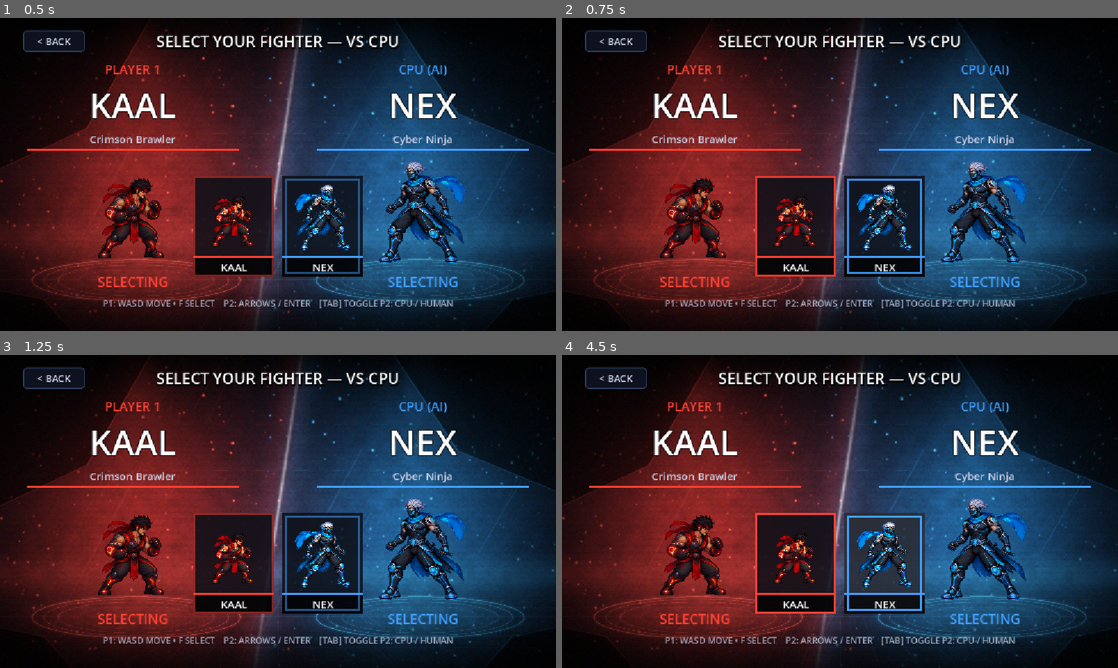
Above: before the commit, frames 1-4 (two rows, left to right).
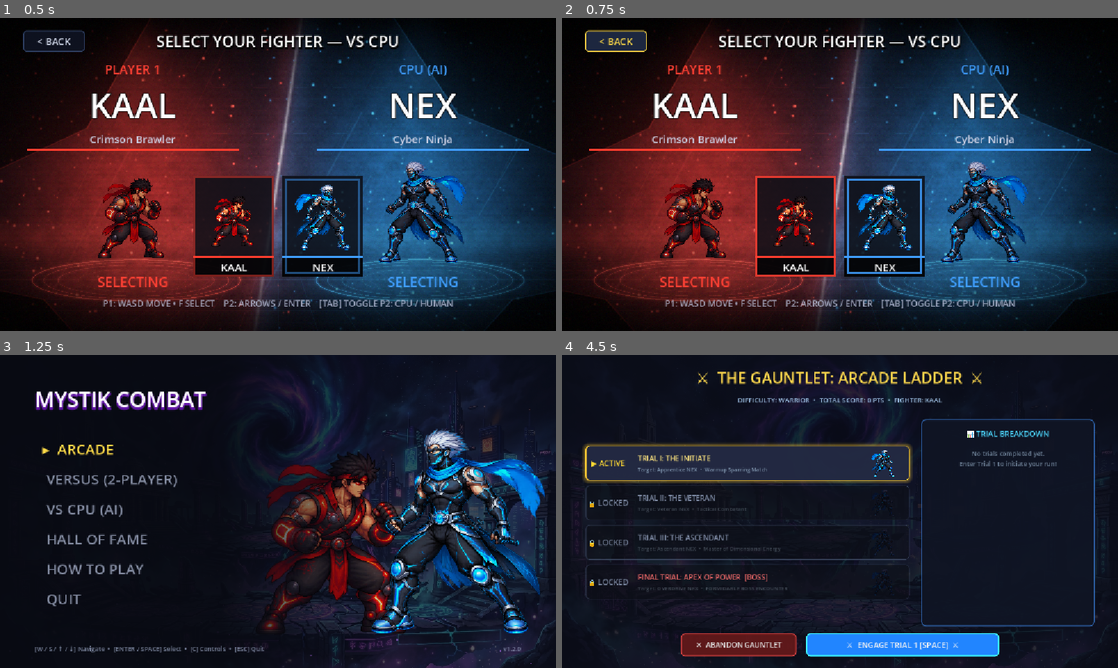
Above: after the commit, the same moments.

Repository: chetan-coder5486/MYSTIK-COMBAT
Game: Godot game, scene res://ui/character_select/character_select.tscn
Two runs of this game, one before a commit and one after it. Both use one fixed random seed, a clock stepped at 60 frames per second and the inputs below. This scene is started directly instead of the project's main scene.
Inputs (mouse positions are in pixels of both pictures, inside the frame that each line leads up to):
- Up to frame 1 (0.5 s): no input
- Up to frame 2 (0.75 s): click "< BACK" at 0.5 s
- Up to frame 3 (1.25 s): no input
- Up to frame 4 (4.5 s): click (689, 448) at 1.25 s, where only the run after the commit has a clickable "▸ ARCADE"; click (689, 448) at 2 s, where only the run after the commit has a clickable "▸ ARCADE"; click (684, 448) at 2.75 s, where only the run after the commit has a clickable "ARCADE"; click (684, 448) at 3.5 s, where only the run after the commit has a clickable "ARCADE"; click (884, 602) at 4.25 s, where only the run after the commit has a clickable "START GAUNTLET"

Frame 1 is identical in both runs. In frame 2, 0.8% of the frame differs, in the area x 4-16%, y 3-11%; in frame 3, 64%; in frame 4, 67%, in the area x 0-100%, y 0-100%.

Commit message:
fix: unblock backbutton in chracterselect

Diff:
--- a/ui/character_select/character_select.tscn
+++ b/ui/character_select/character_select.tscn
@@ -31,35 +31,6 @@
 expand_mode = 1
 stretch_mode = 6
 
-[node name="BackButton" type="Button" parent="." unique_id=1639560526]
-unique_name_in_owner = true
-z_index = 5
-layout_mode = 0
-offset_left = 48.0
-offset_top = 26.0
-offset_right = 176.0
-offset_bottom = 70.0
-focus_mode = 0
-theme_override_font_sizes/font_size = 20
-text = "< BACK"
-
-[node name="TitleLabel" type="Label" parent="." unique_id=1359917305]
-unique_name_in_owner = true
-z_index = 5
-layout_mode = 1
-anchors_preset = 5
-anchor_left = 0.5
-anchor_right = 0.5
-offset_left = -400.0
-offset_top = 24.0
-offset_right = 400.0
-offset_bottom = 72.0
-grow_horizontal = 2
-theme_override_font_sizes/font_size = 32
-text = "SELECT YOUR FIGHTER"
-horizontal_alignment = 1
-vertical_alignment = 1
-
 [node name="SafeArea" type="MarginContainer" parent="." unique_id=437056005]
 layout_mode = 1
 anchors_preset = 15
@@ -67,6 +38,7 @@
 anchor_bottom = 1.0
 grow_horizontal = 2
 grow_vertical = 2
+mouse_filter = 2
 theme_override_constants/margin_left = 56
 theme_override_constants/margin_top = 88
 theme_override_constants/margin_right = 56
@@ -74,6 +46,7 @@
 
 [node name="Layout" type="VBoxContainer" parent="SafeArea" unique_id=1929469976]
 layout_mode = 2
+mouse_filter = 2
 theme_override_constants/separation = 12
 
 [node name="Stage" type="HBoxContainer" parent="SafeArea/Layout" unique_id=600817127]
@@ -107,6 +80,7 @@
 [node name="HintLabel" type="Label" parent="SafeArea/Layout" unique_id=2001279327]
 unique_name_in_owner = true
 layout_mode = 2
+mouse_filter = 2
 theme_override_colors/font_color = Color(0.75, 0.78, 0.88, 0.8)
 theme_override_font_sizes/font_size = 18
 horizontal_alignment = 1
@@ -147,6 +121,34 @@
 theme_override_constants/v_separation = 16
 columns = 4
 
+[node name="BackButton" type="Button" parent="." unique_id=1639560526]
+unique_name_in_owner = true
+layout_mode = 0
+offset_left = 48.0
+offset_top = 26.0
+offset_right = 176.0
+offset_bottom = 70.0
+mouse_filter = 0
+theme_override_font_sizes/font_size = 20
+text = "< BACK"
+
+[node name="TitleLabel" type="Label" parent="." unique_id=1359917305]
+unique_name_in_owner = true
+layout_mode = 1
+anchors_preset = 5
+anchor_left = 0.5
+anchor_right = 0.5
+offset_left = -400.0
+offset_top = 24.0
+offset_right = 400.0
+offset_bottom = 72.0
+grow_horizontal = 2
+mouse_filter = 2
+theme_override_font_sizes/font_size = 32
+text = "SELECT YOUR FIGHTER"
+horizontal_alignment = 1
+vertical_alignment = 1
+
 [node name="Fade" type="ColorRect" parent="." unique_id=2075002317]
 unique_name_in_owner = true
 layout_mode = 1
